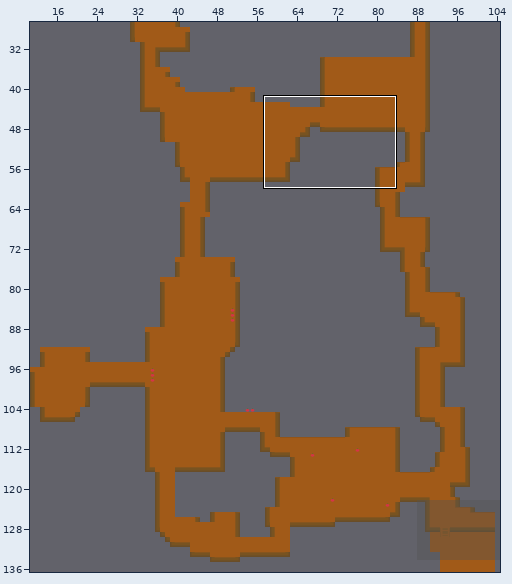
Tiled map: assets/Tiled/map_part1.tmx. Above, an overview of the earlier version with the close-up marked.
Close-up. Old version:
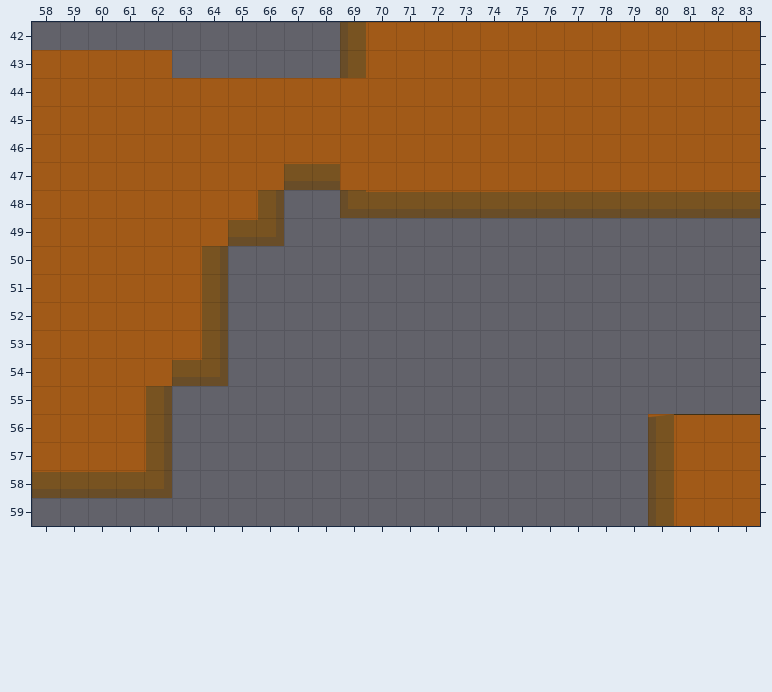
Cells are 32x32 px. Shown: x 58..83, y 42..59. The commit also changed other parts of the map, which this record leaves out. The old version is drawn lined up with the new one.
New version:
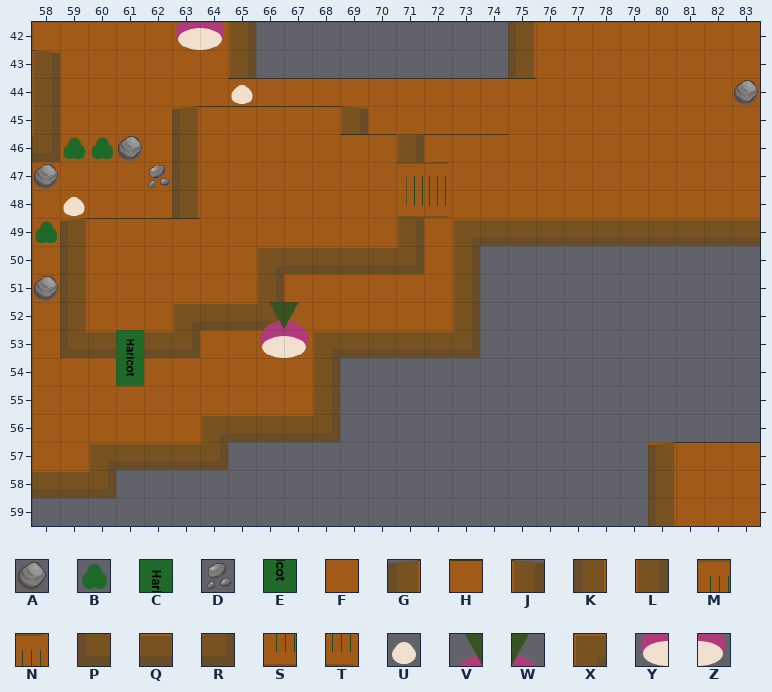
Key: from "tileset": A 3, B 4, C 17, D 39, E 53, F 324, G 365, H 366, J 367, K 401, L 403, M 404, N 405, P 437, Q 438, R 439, S 440, T 441, U 468, V 469, W 470, X 473, Y 505, Z 506.
_ is an empty cell, # one hidden under a higher layer, . an unchanged one.
Tiles of an added or newly shown layer are drawn over the layers below it.
Changes in this commit:
map size 150x150 -> 105x145 cells (old content now starts at -46,-9; both pictures use the new coordinates)
--- layer "sol_layer"
@@ x 58..74 @@
-42 _______....#FFFFF
-43 .....__....#FFFFF
+42 FFFFFFF....______
+43 .....FF....______
@@ x 60..83 @@
-47 ...........FF...........
-48 .......__..##...........
-49 .......___.._...........
-50 ....._......_...........
-51 ....._.______...........
-52 .......______...........
-53 .....___................
-54 .....___................
-55 ..._____................
-56 ..._................F###
-57 FF......................
-58 .##.....................
+47 ...........MN...........
+48 .......FF..ST...........
+49 .......FFF..F...........
+50 .....F......F...........
+51 .....F.FFFFFF...........
+52 .......FFFFFF...........
+53 .....FFF................
+54 .....FFF................
+55 ...FFFFF................
+56 ...F................____
+57 __......................
+58 .__.....................
--- layer "murs_layer"
@@ x 58..83 @@
-42 ......._...K....._........
-43 _......_...K....._........
-44 _......___________........
-45 _...._______..............
-46 _...._.....______.........
-47 ....._...QQ...............
-48 ....._..L..PQQQQQQQQQQQQQQ
-49 ._____.QR...__.___________
-50 ._....L.______._..........
-51 ._....L._......_..........
-52 ._..._L__......_..........
-53 .__.__L...______..........
-54 .....QR..._...............
-55 ....L....._...............
-56 ....L._____...........GHHH
-57 ..__L__...............K___
-58 ..QQR.....................
+42 .......L..._.....K........
+43 J......L..._.....K........
+44 L......HHHHHHHHHHH........
+45 L....GHHHHHJ..............
+46 R....K.....HHLHHH.........
+47 .....K...__...............
+48 .....K.._.._______________
+49 .GHHHH.__...FL.XQQQQQQQQQQ
+50 .K...._.XQQQQR.L..........
+51 .K...._.L......L..........
+52 .K...XQQR......L..........
+53 .PQ.QR_...XQQQQR..........
+54 .....__...L...............
+55 ...._.....L...............
+56 ...._.XQQQR...........____
+57 ..XQQQR...............GHHH
+58 ..R__.....................
--- layer "obstacle_layer" (added)
@@ x 63..64 @@
-42 __
+42 YZ
@@ x 65..83 @@
-44 _................._
+44 U.................A
@@ x 58..62 @@
-46 .___.
-47 _..._
-48 ._...
-49 _....
+46 .BBA.
+47 A...D
+48 .U...
+49 B....
@@ x 58..67 @@
-51 _.........
-52 ........__
-53 ........__
+51 A.........
+52 ........VW
+53 ........YZ
--- layer "repaires"
@@ x 61..61 @@
-53 _
-54 _
+53 C
+54 E
